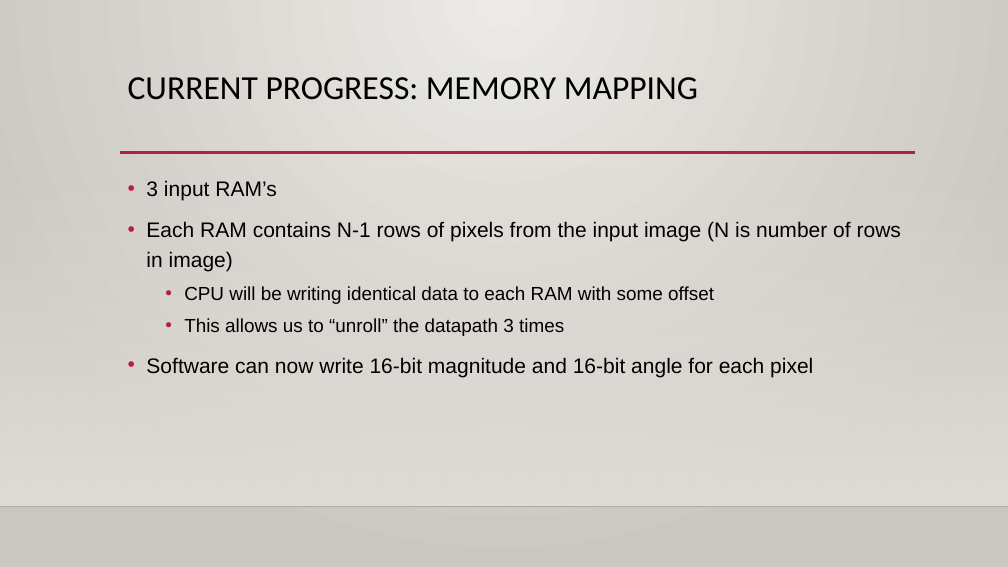
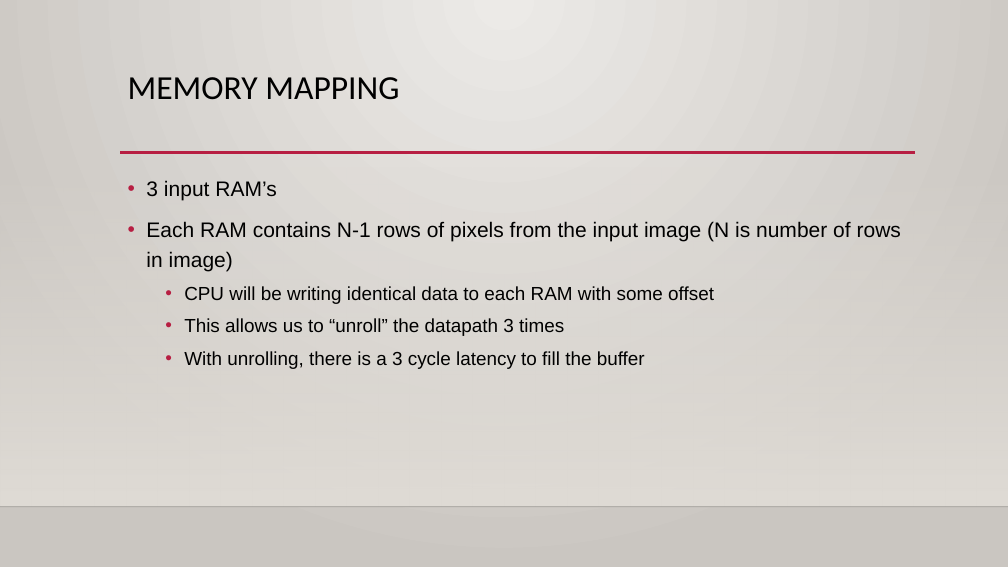
Before and after one commit to Maximus32/Reconfig-Canny, a slide deck: slide 13 of Deliverables/Canny edge detection – fpga speedup.pptx (slide 5 before the commit). Drawn at 1008x567 pixels with LibreOffice and Linux fonts; fonts in the diff are those of the drawing; background and template pictures are left out. Boxes give left, top, right and bottom in pixels: in the first picture for what was removed or moved away, otherwise in the second. Text is boxed around its words. In the diff, an @@ line names an element or a change of style, - is before the commit and + after.

```diff
--- a/Deliverables/Canny edge detection – fpga speedup.pptx
+++ b/Deliverables/Canny edge detection – fpga speedup.pptx
@@ title at <box>128,77,399,100</box>: text changed @@
-CURRENT PROGRESS: MEMORY MAPPING
+MEMORY MAPPING
@@ text at <box>184,351,645,369</box>: text changed; size 20 to 18 pt @@
-• Software can now write 16-bit magnitude and 16-bit angle for each pixel
+  • With unrolling, there is a 3 cycle latency to fill the buffer
```
Also in this commit, not shown: 2 other slides changed, 8 slides added, 2 slides removed, 1 other file.
